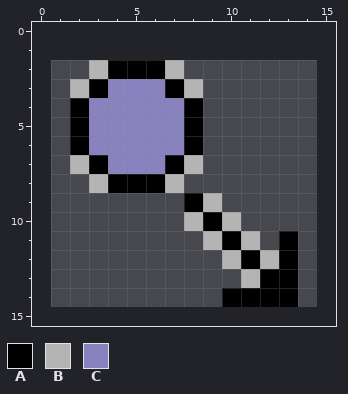
One commit to this pixel-art sprite: trunk/t2workbench/common-icons/src/main/resources/net/sf/taverna/t2/workbench/icons/explorer/outputport.png. This is how it looked before the edit.
The file is 14x13 pixels. Colours within 5 levels of each other are drawn and written as one. The old version is drawn lined up with the new one, on the new canvas.
Palette (. is transparent): A #000000  B #b4b4b5  C #8882be
The result:
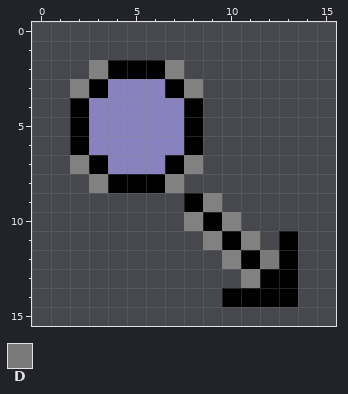
Colours new in this view: D #7a7a7a
From old to new:
canvas 14x13 -> 16x16, the old top-left corner now at 1,2
colour B: #b4b4b5 -> #818181
Changed rows in their new state; - is a pixel that keeps its letter.
first column x 12:
12 D
Boxes around the changes in both pictures, in picture pixels (x1, y1, x2, y2):
changed: (70, 60, 279, 288)
